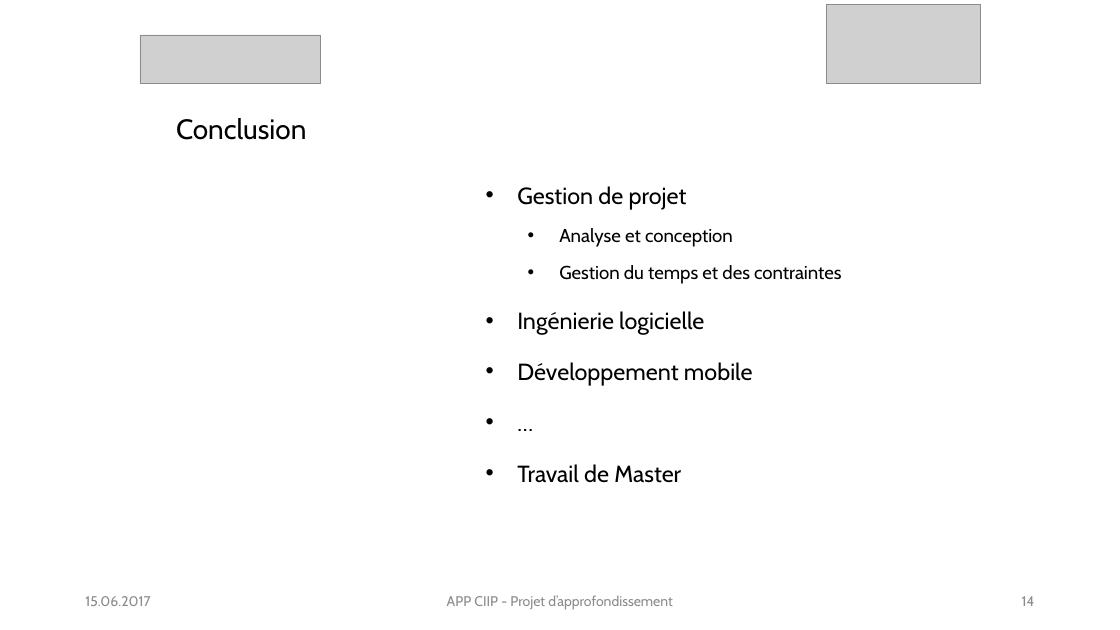
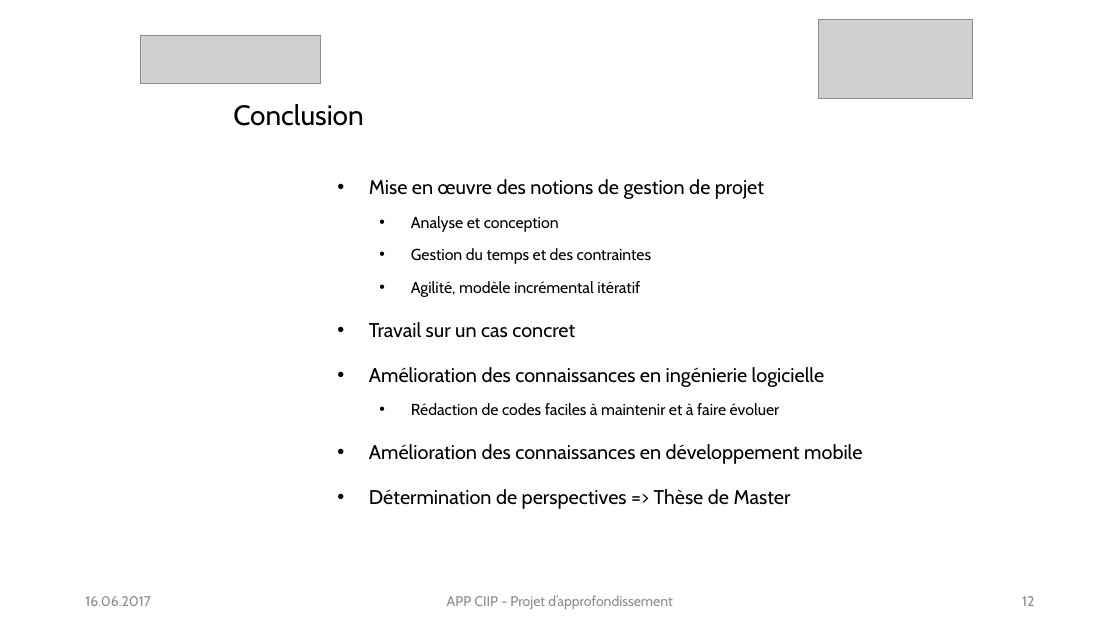
Before and after one commit to gaelteguia/appciip, a slide deck: slide 12 of Defense PA GTT.pptx (slide 14 before the commit). Drawn at 1120x630 pixels with LibreOffice and Linux fonts; fonts in the diff are those of the drawing; grey boxes stand for pictures. Boxes give left, top, right and bottom in pixels: in the first picture for what was removed or moved away, otherwise in the second. Text is boxed around its words. In the diff, an @@ line names an element or a change of style, - is before the commit and + after.

```diff
--- a/Defense PA GTT.pptx
+++ b/Defense PA GTT.pptx
@@ picture: place and size @@
-picture at [826, 4, 980, 83]
+picture at [819, 19, 973, 98]
@@ title "Conclusion": place and size @@
-title "Conclusion" at [176, 118, 306, 140]
+title "Conclusion" at [233, 104, 363, 126]
@@ subtitle "Mise en œuvre des notions ...": place and size @@
-subtitle "Mise en œuvre des notions ..." at [517, 186, 841, 483]
+subtitle "Mise en œuvre des notions ..." at [369, 179, 862, 509]
@@ subtitle at [369, 179, 764, 199]: text changed; size 20 to 17 pt @@
-• Gestion de projet
+• Mise en œuvre des notions de gestion de projet
@@ subtitle at [411, 216, 651, 264]: size 16 to 13.6 pt in "Analyse et conception", "Gestion du temps et des contraintes" @@
@@ subtitle at [369, 281, 862, 509]: text changed; size 20 to 17 pt @@
-• Ingénierie logicielle
-• Développement mobile
-• …
-• Travail de Master
+  • Agilité, modèle incrémental itératif
+• Travail sur un cas concret
+• Amélioration des connaissances en ingénierie logicielle
+  • Rédaction de codes faciles à maintenir et à faire évoluer
+• Amélioration des connaissances en développement mobile
+• Détermination de perspectives => Thèse de Master
@@ text at [85, 596, 151, 606]: text changed @@
-15.06.2017
+16.06.2017
@@ page number at [1022, 596, 1034, 606]: text changed @@
-14
+12
```
Also in this commit, not shown: 12 other slides changed, 2 slides removed.
